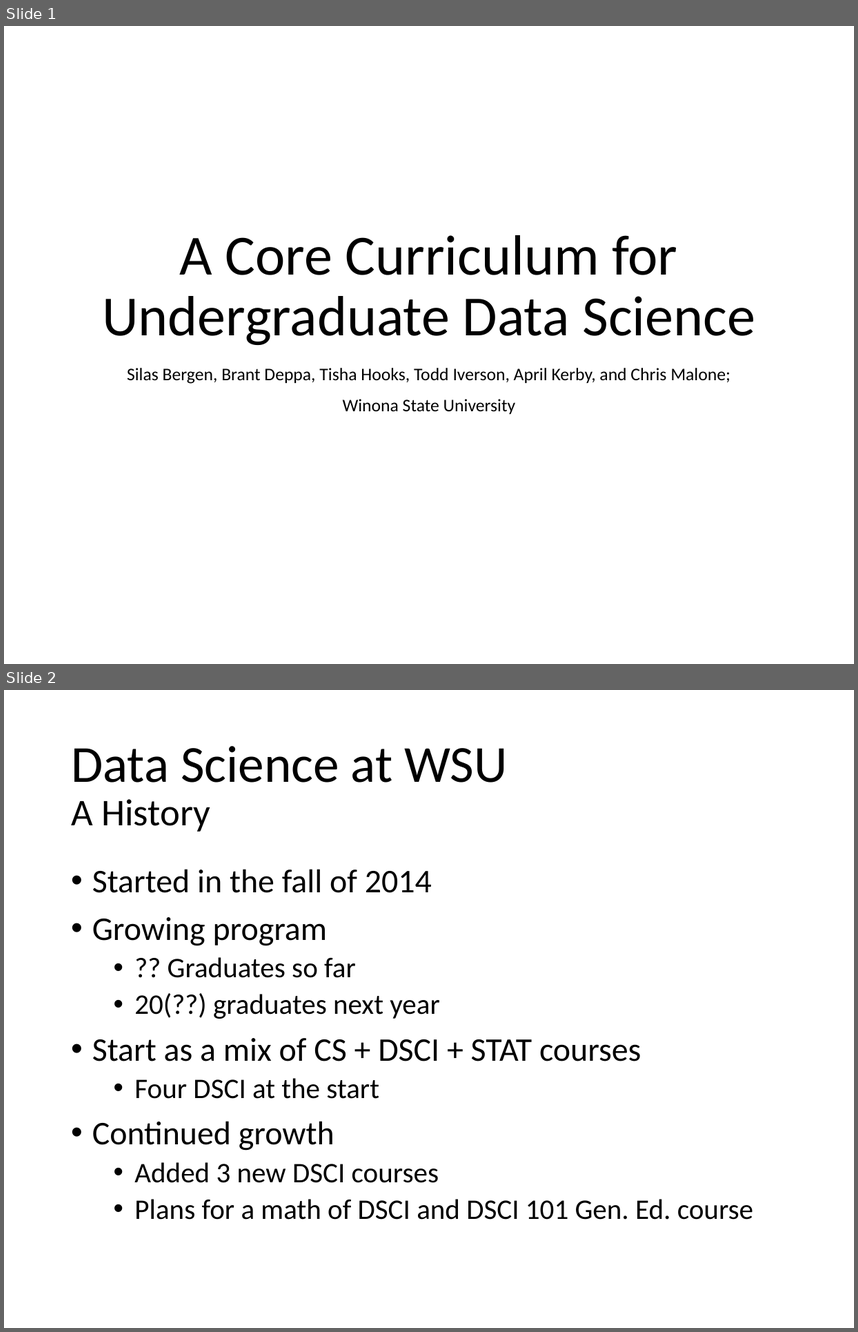
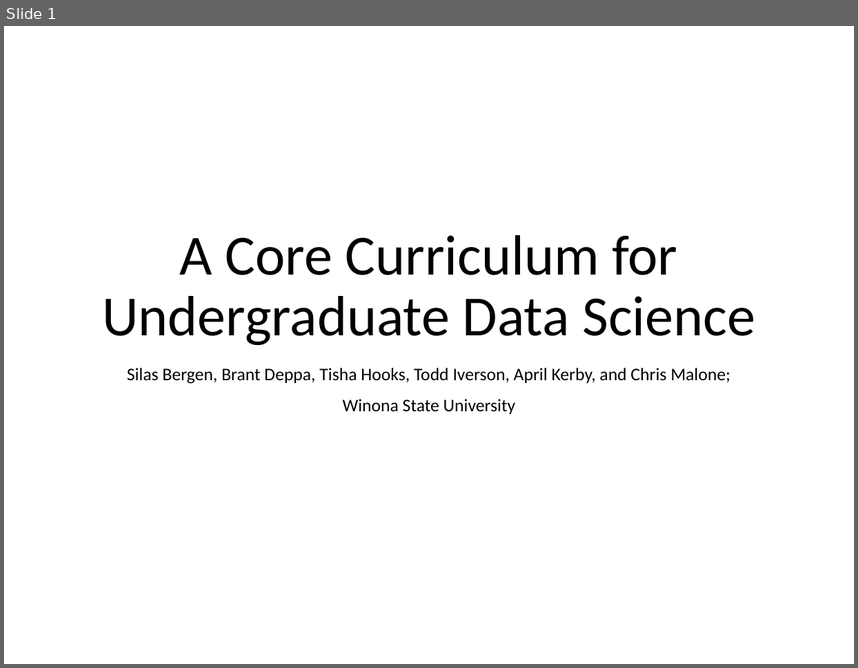
Before and after one commit to WSU-DataScience/USCOTS19_workshop, a slide deck: DSCI_at_WSU.pptx. Shown one above the other, each under a label of ours: slides 1 and 2 before the commit, slide 1 after it. The pictures are 858x1332 and 858x668 pixels, drawn with LibreOffice and Linux fonts; fonts in the diff are those of the drawing. Boxes give left, top, right and bottom in pixels: in the first picture for what was removed or moved away, otherwise in the second. Text is boxed around its words. In the diff, an @@ line names an element or a change of style, - is before the commit and + after.

Commit message:
Updated to History of Program

```diff
--- a/DSCI_at_WSU.pptx
+++ b/DSCI_at_WSU.pptx
@@ slide 2 removed at (4,690,854,1328), background #FFFFFF @@
@@ title removed at (71,746,508,831) @@
-Data Science at WSU
-A History
@@ text removed at (92,869,753,1219) @@
-• Started in the fall of 2014
-• Growing program
-  • ?? Graduates so far
-  • 20(??) graduates next year
-• Start as a mix of CS + DSCI + STAT courses
-  • Four DSCI at the start
-• Continued growth
-  • Added 3 new DSCI courses
-  • Plans for a math of DSCI and DSCI 101 Gen. Ed. course
```
Also in this commit, not shown: 5 slides changed, 3 slides added.
